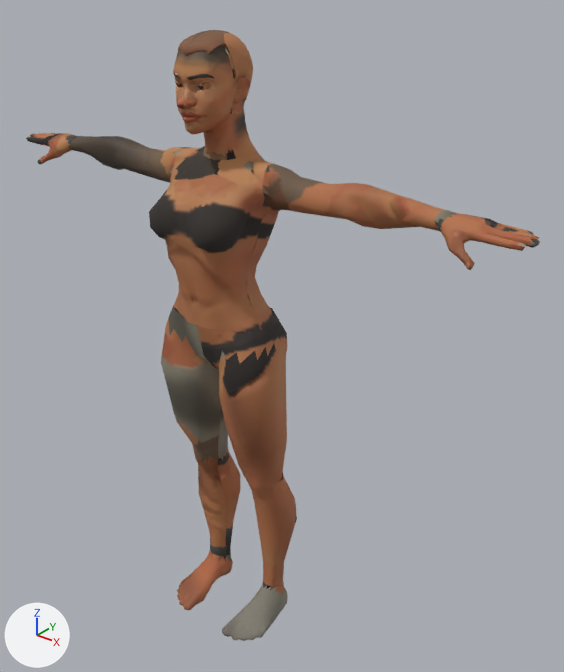
The glTF model modely/postavy/npc/npc_selka_telo.gltf as it was, and as the next commit left it.
Camera for both pictures: a 50 mm camera at (1.316, -1.38, 1.868) aimed at (0.102, 0.138, 0.927). Lighting does not change. The marker at lower left points along +X, +Y and +Z. The picture after the commit comes second. Where no turn or scale is listed for an object, it has been applied to the vertices. Vertices at exactly the same position are counted once.

Objects in the first picture: 'npc_selka_hair_buzzedfemale', 'npc_selka_telo_chodidla', 'npc_selka_telo_dekolt', 'npc_selka_telo_hlava', 'npc_selka_telo_lytka', 'npc_selka_telo_paze', 'npc_selka_telo_ruce', 'npc_selka_telo_stehna', 'npc_selka_telo_trup' and 1 more.
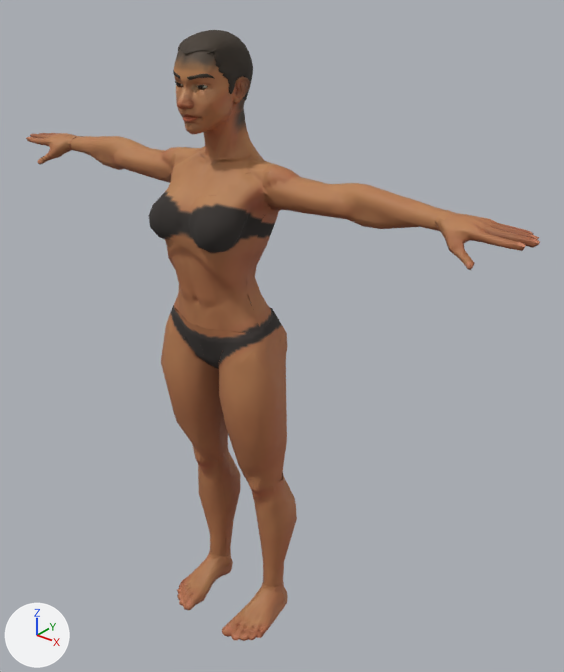
What the commit changed:
me_hair_buzzedfemale has 466 vertices, 830 faces and spans x -0.077..0.077, y -0.08..0.111, z 1.553..1.718.
me_hair_buzzedfemale is used by ob_npc_selka_hair_buzzedfemale; location (0.0, 0.0, 0.0).
me_hair_buzzedfemale part 1: texture (UV) coordinates of 830 of 830 faces, centred in x -0.077..0.077, y -0.077..0.111, z 1.556..1.717, changed; they spanned u 0.74..0.92, v 0.25..0.5 and now span u 0.34..0.52, v 0.67..0.92.
me_npc_selka_telo_chodidla has 348 vertices, 528 faces and spans x -0.176..0.176, y -0.126..0.127, z -0.008..0.103.
me_npc_selka_telo_chodidla is used by ob_npc_selka_telo_chodidla; location (0.0, 0.0, 0.0).
me_npc_selka_telo_chodidla part 2: texture (UV) coordinates of 528 of 528 faces, centred in x -0.175..0.175, y -0.124..0.124, z -0.007..0.093, changed; they spanned u 0.01..0.95, v 0.44..0.95 and now span u 0.38..0.96, v 0.35..0.8.
me_npc_selka_telo_dekolt is used by ob_npc_selka_telo_dekolt; location (0.0, 0.0, 0.0).
me_npc_selka_telo_dekolt had 214 vertices, 330 faces and spanned x -0.12..0.12, y -0.096..0.12, z 1.331..1.463.
me_npc_selka_telo_dekolt now has 173 vertices, 256 faces and spans x -0.109..0.109, y -0.071..0.119, z 1.35..1.463.
me_npc_selka_telo_dekolt part 3: 256 kept faces spanning x -0.109..0.109, y -0.071..0.119, z 1.35..1.463 get new texture (UV) coordinates.
Edits to the shape of me_npc_selka_telo_dekolt do not show in these pictures.
me_npc_selka_telo_paze has 386 vertices, 560 faces and spans x -0.634..0.634, y 0.006..0.101, z 1.308..1.427.
me_npc_selka_telo_paze is used by ob_npc_selka_telo_paze; location (0.0, 0.0, 0.0).
me_npc_selka_telo_paze part 4: texture (UV) coordinates of 560 of 560 faces, centred in x -0.626..0.626, y 0.008..0.1, z 1.314..1.424, changed; they spanned u 0.01..0.95, v 0.01..0.98 and now span u 0.01..0.99, v 0.01..0.92.
me_npc_selka_telo_stehna has 227 vertices, 308 faces and spans x -0.2..0.2, y -0.083..0.152, z 0.478..0.973.
me_npc_selka_telo_stehna is used by ob_npc_selka_telo_stehna; location (0.0, 0.0, 0.0).
me_npc_selka_telo_stehna part 5: texture (UV) coordinates of 308 of 308 faces, centred in x -0.195..0.195, y -0.08..0.139, z 0.496..0.956, changed; they spanned u 0.01..0.33, v 0.44..0.69 and now span u 0.01..0.37, v 0.44..0.58.
me_npc_selka_telo_trup is used by ob_npc_selka_telo_trup; location (0.0, 0.0, 0.0).
me_npc_selka_telo_trup had 445 vertices, 625 faces and spanned x -0.183..0.183, y -0.136..0.159, z 0.841..1.432.
me_npc_selka_telo_trup now has 452 vertices, 650 faces and spans x -0.183..0.183, y -0.136..0.159, z 0.841..1.439.
me_npc_selka_telo_trup part 6: 5 vertices moved from x -0.066..0.066, y -0.121..0.123, z 1.319..1.365 to x -0.067..0.067, y -0.119..0.123, z 1.321..1.375; 48 vertices removed from x -0.148..0.148, y -0.118..0.128, z 1.301..1.432; 56 vertices added at x -0.148..0.148, y -0.12..0.128, z 1.29..1.439.
me_npc_selka_telo_trup part 7: 158 kept faces spanning x -0.183..0.183, y -0.086..0.159, z 0.841..1.427 get new texture (UV) coordinates.
Other edits to the shape of me_npc_selka_telo_trup do not show in these pictures.

Location of each change, (x1, y1, x2, y2) in pixels of the pictures (564 x 672 px; the box of a moved part takes in the faces that stretch with it):
part 1 of me_hair_buzzedfemale, surface changed (darker)
    both: (178, 30, 253, 101)
part 2 of me_npc_selka_telo_chodidla, surface changed
    both: (177, 551, 288, 641)
part 3 of me_npc_selka_telo_dekolt, surface changed (lighter)
    both: (178, 146, 250, 197)
part 4 of me_npc_selka_telo_paze, surface changed (brown to orange)
    both: (66, 135, 459, 231)
part 5 of me_npc_selka_telo_stehna, surface changed
    both: (161, 318, 281, 489)
part 6 of me_npc_selka_telo_trup, moved or reshaped
    before: (149, 148, 273, 245)
    after: (149, 147, 273, 245)
part 7 of me_npc_selka_telo_trup, surface changed
    both: (168, 147, 287, 369)
